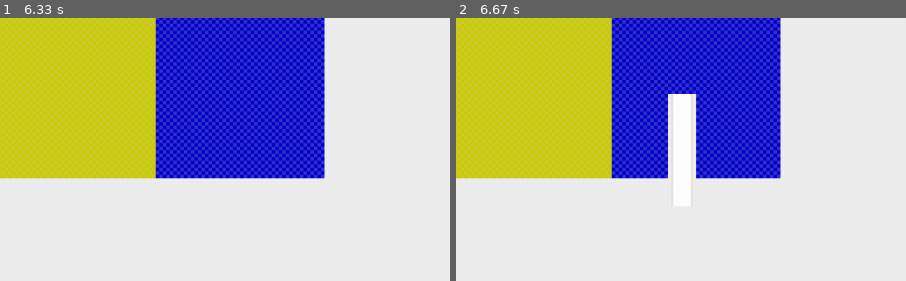
Above: before the commit, frames 1-2 (left to right).
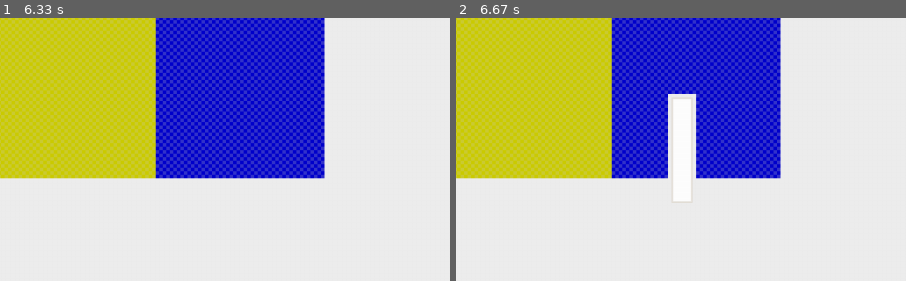
Above: after the commit, the same moments.

Repository: lugkhast/BaliwanPH
Game: pygame game, started from baliwan.py
Two runs of this game, one before a commit and one after it. Both use one fixed random seed, a clock stepped at 60 frames per second and the inputs below. The source is Python 2; it was converted automatically to run under Python 3.
Inputs (mouse positions are % of the whole screen's width and height, from its top left):
- Up to frame 1 (6.33 s): press the mouse at (26, 51) at 0.37 s; move the mouse to (43, 61) at 0.47 s; release the mouse at (60, 72) at 0.6 s
- Up to frame 2 (6.67 s): press the mouse at (26, 51) at 6.43 s; move the mouse to (26, 59) at 6.53 s; move the mouse to (25, 67) at 6.63 s
The pictures show only the part of the screen within x 1-51%, y 34-83%; the shares and areas given below are measured in that part.

Frame 1 is identical in both runs. In frame 2, less than 0.1% of the frame differs, in the area x 48-53%, y 30-71%.

Commit message:
Use appropriate sprites for road overlay

Diff:
--- a/renderers/pygame/renderer.py
+++ b/renderers/pygame/renderer.py
@@ -100,9 +100,28 @@
                 # Render the overlay
                 if overlay[x][y]:
                     if place_direction is 'VERTICAL':
-                        texture = self.textures.ROAD_VERTICAL
+                        if y > 0 and overlay[x][y - 1]:
+                            if y < grid_height - 1 and not overlay[x][y + 1]:
+                                texture = self.textures.ROAD_VERTICAL_END_BOTTOM
+                            else:
+                                texture = self.textures.ROAD_VERTICAL
+                        else:
+                            if y < grid_height - 1 and not overlay[x][y + 1]:
+                                texture = self.textures.ROAD_SINGLE
+                            else:
+                                texture = self.textures.ROAD_VERTICAL_END_TOP
                     else:
-                        texture = self.textures.ROAD_HORIZONTAL
+                        if x > 0 and overlay[x - 1][y]:
+                            if x < grid_width - 1 and not overlay[x + 1][y]:
+                                texture = self.textures.ROAD_HORIZONTAL_END_RIGHT
+                            else:
+                                texture = self.textures.ROAD_HORIZONTAL
+                        else:
+                            if x < grid_width - 1 and not overlay[x + 1][y]:
+                                texture = self.textures.ROAD_SINGLE
+                            else:
+                                texture = self.textures.ROAD_HORIZONTAL_END_LEFT
+
                     surface.blit(texture, (pos_x, pos_y))
 
         return surface
--- a/renderers/pygame/utils/textures.py
+++ b/renderers/pygame/utils/textures.py
@@ -22,7 +22,13 @@
         self.ZONE_TILE_COMMERCIAL = spritesheet.image_at(6, 1)
         self.ZONE_TILE_INDUSTRIAL = spritesheet.image_at(7, 1)
 
+        self.ROAD_SINGLE = spritesheet.image_at(7, 2)
         self.ROAD_VERTICAL = spritesheet.image_at(1, 2)
+        self.ROAD_HORIZONTAL_END_RIGHT = spritesheet.image_at(4, 3)
+        self.ROAD_HORIZONTAL_END_LEFT = spritesheet.image_at(6, 3)
+        self.ROAD_VERTICAL_END_TOP = spritesheet.image_at(7, 3)
+        self.ROAD_VERTICAL_END_BOTTOM = spritesheet.image_at(5, 3)
+
         self.ROAD_HORIZONTAL = spritesheet.image_at(0, 2)
 
         self.FLAT_GRASS = spritesheet.image_at(1, 0)
